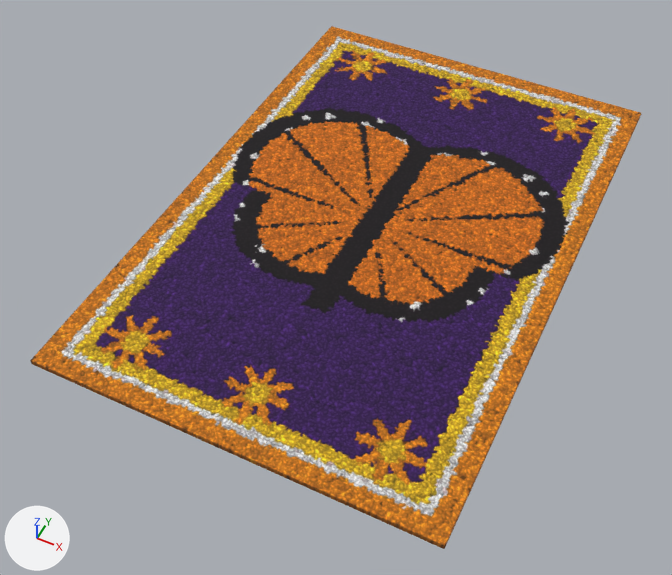
What one commit did to the Blender file Modelos/Yasser/tapete_mariposa.blend.
One viewpoint serves both versions: a 50 mm lens placed at (1.64, -3.8, 4.0), pointed at (-0.07, -0.38, -0.26). Arrows for +X, +Y and +Z are at lower left; the lights stay in place. The first picture is the older version.

In view in the first picture: 'tapete_mariposa'.
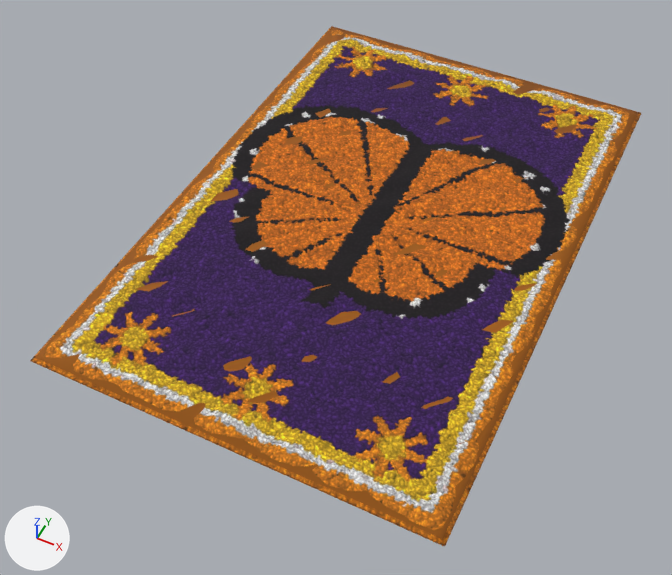
What the commit changed:
me_plane is used by ob_tapete_mariposa; location (0.0, 0.0, 0.0).
me_plane had 4 vertices, 1 face and spanned x -1.2..1.2, y -1.8..1.8, z 0.0.
me_plane now has 1777 vertices, 1697 faces and spans x -1.2..1.2, y -1.8..1.8, z 0.0..0.05.
me_plane part 1: 1773 vertices added at x -1.2..1.2, y -1.8..1.8, z 0.0..0.05.
me_plane part 2: the surface is now shaded smooth.

Location of each change, (x1, y1, x2, y2) in pixels of the pictures (672 x 575 px):
'tapete_mariposa', reshaped
    before: (30, 26, 641, 549)
    after: (30, 26, 641, 547)
part 1 of me_plane, added
    after: (30, 26, 641, 547)
